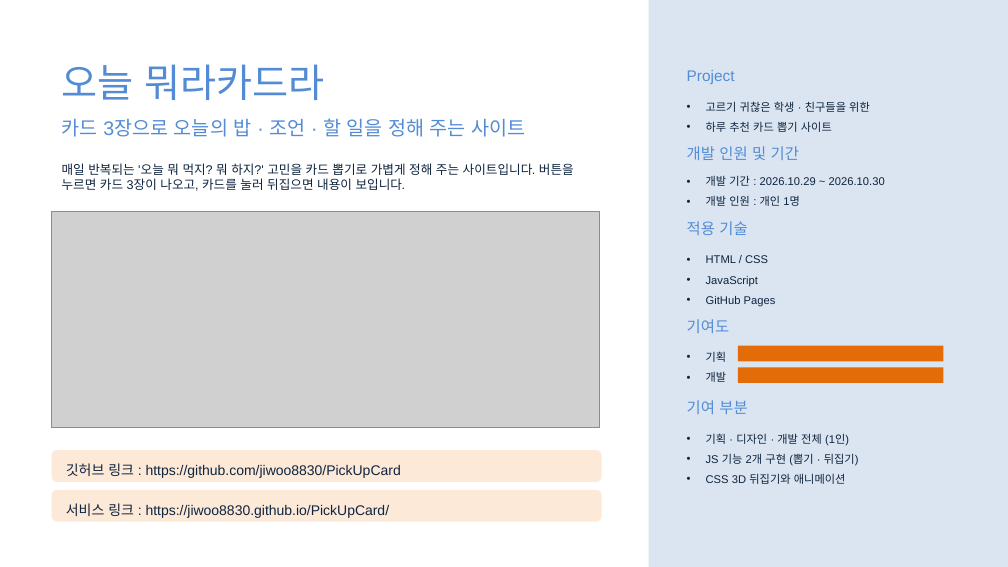
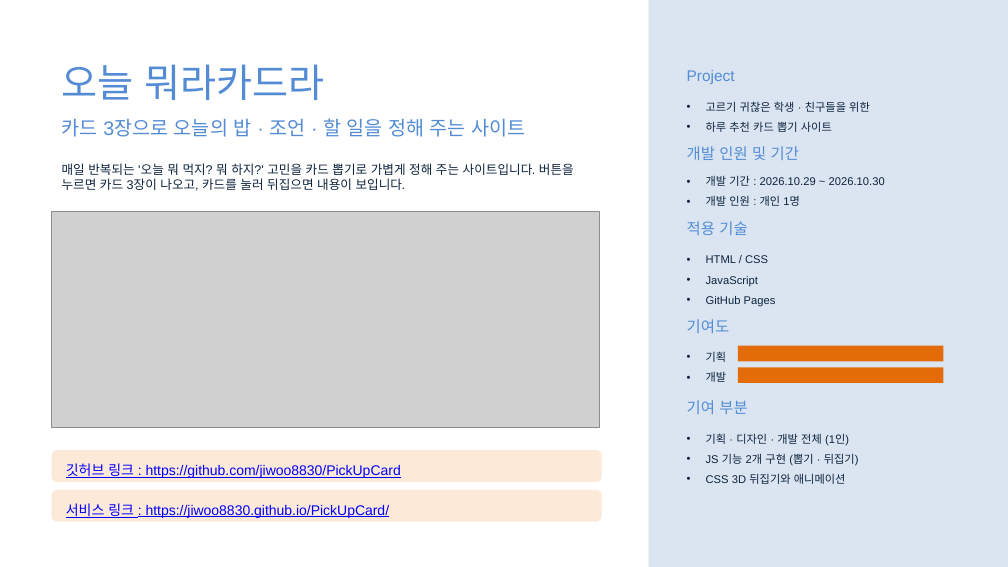
Before and after one commit to jiwoo8830/PickUpCard, a slide deck: slide 2 of 오늘뭐라카드라_포트폴리오.pptx. Drawn at 1008x567 pixels with LibreOffice and Linux fonts; fonts in the diff are those of the drawing; grey boxes stand for pictures. Boxes give left, top, right and bottom in pixels: in the first picture for what was removed or moved away, otherwise in the second. Text is boxed around its words. In the diff, an @@ line names an element or a change of style, - is before the commit and + after.

Commit message:
수정

```diff
--- a/오늘뭐라카드라_포트폴리오.pptx
+++ b/오늘뭐라카드라_포트폴리오.pptx
@@ text "깃허브 링크 : https://github.com/jiwoo8830/PickUpCard" at (66,463,401,478): text colour #0F243E to #0000FF, underline on @@
@@ text "서비스 링크 : https://jiwoo8830.github.io/PickUpCard/" at (66,503,390,518): text colour #0F243E to #0000FF, underline on @@
```
